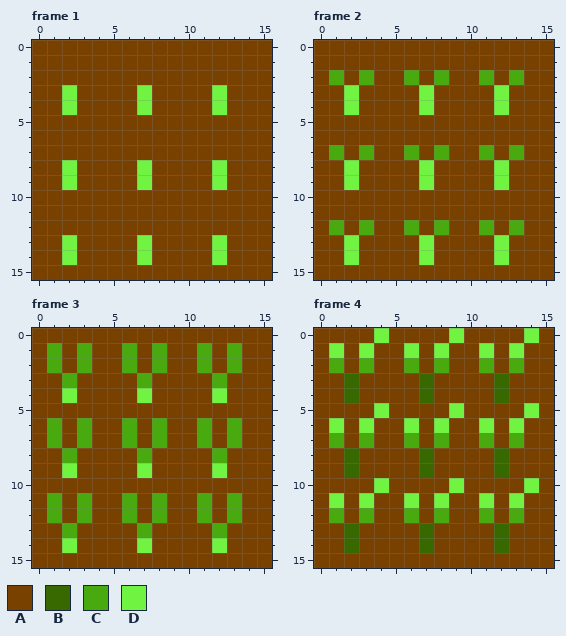
One commit to this pixel-art file: sprites/crops/wheat.aseprite. Above, as it was before the edit.
16x16 pixels, 8 frames. Colours within 5 levels of each other are drawn and written as one. Shown: frame 1, frame 2, frame 3, frame 4. The commit also changed other frames, which this record leaves out.
Palette (. is transparent): A #794100  B #386900  C #49aa10  D #71f341
Pixels before, frame 1, first column x 0:
 0 AAAAAAAAAAAAAAAA
 1 AAAAAAAAAAAAAAAA
 2 AAAAAAAAAAAAAAAA
 3 AADAAAADAAAADAAA
 4 AADAAAADAAAADAAA
 5 AAAAAAAAAAAAAAAA
 6 AAAAAAAAAAAAAAAA
 7 AAAAAAAAAAAAAAAA
 8 AADAAAADAAAADAAA
 9 AADAAAADAAAADAAA
10 AAAAAAAAAAAAAAAA
11 AAAAAAAAAAAAAAAA
12 AAAAAAAAAAAAAAAA
13 AADAAAADAAAADAAA
14 AADAAAADAAAADAAA
15 AAAAAAAAAAAAAAAA
Pixels before, frame 2, first column x 0:
 0 AAAAAAAAAAAAAAAA
 1 AAAAAAAAAAAAAAAA
 2 ACACAACACAACACAA
 3 AADAAAADAAAADAAA
 4 AADAAAADAAAADAAA
 5 AAAAAAAAAAAAAAAA
 6 AAAAAAAAAAAAAAAA
 7 ACACAACACAACACAA
 8 AADAAAADAAAADAAA
 9 AADAAAADAAAADAAA
10 AAAAAAAAAAAAAAAA
11 AAAAAAAAAAAAAAAA
12 ACACAACACAACACAA
13 AADAAAADAAAADAAA
14 AADAAAADAAAADAAA
15 AAAAAAAAAAAAAAAA
Pixels before, frame 3, first column x 0:
 0 AAAAAAAAAAAAAAAA
 1 ACACAACACAACACAA
 2 ACACAACACAACACAA
 3 AACAAAACAAAACAAA
 4 AADAAAADAAAADAAA
 5 AAAAAAAAAAAAAAAA
 6 ACACAACACAACACAA
 7 ACACAACACAACACAA
 8 AACAAAACAAAACAAA
 9 AADAAAADAAAADAAA
10 AAAAAAAAAAAAAAAA
11 ACACAACACAACACAA
12 ACACAACACAACACAA
13 AACAAAACAAAACAAA
14 AADAAAADAAAADAAA
15 AAAAAAAAAAAAAAAA
Pixels before, frame 4, first column x 0:
 0 AAAADAAAADAAAADA
 1 ADADAADADAADADAA
 2 ACACAACACAACACAA
 3 AABAAAABAAAABAAA
 4 AABAAAABAAAABAAA
 5 AAAADAAAADAAAADA
 6 ADADAADADAADADAA
 7 ACACAACACAACACAA
 8 AABAAAABAAAABAAA
 9 AABAAAABAAAABAAA
10 AAAADAAAADAAAADA
11 ADADAADADAADADAA
12 ACACAACACAACACAA
13 AABAAAABAAAABAAA
14 AABAAAABAAAABAAA
15 AAAAAAAAAAAAAAAA
After the commit:
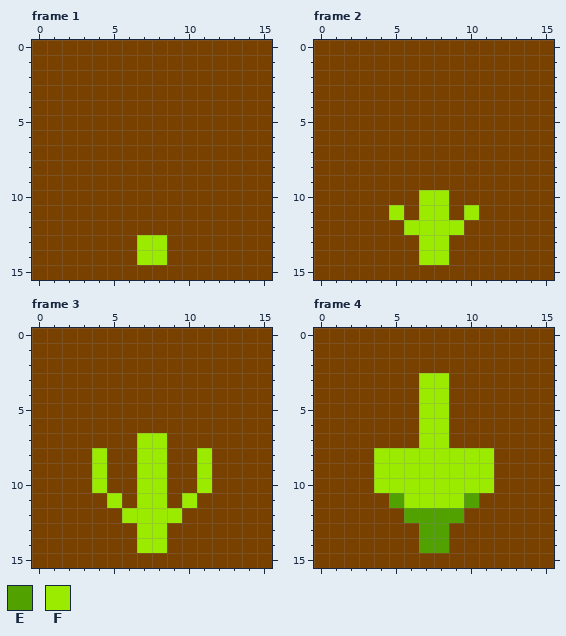
Colours new in this view: E #51a200  F #9aeb00
What changed:
Frame 1:
The author changed colour D to colour A in rows 3 to 4 at x 2, 7 and 12; in rows 8 to 9 at x 2, 7 and 12; in rows 13 to 14 at x 2 and 12.
The author changed colour A to colour F in rows 13 to 14 at x 8.
The author changed colour D to colour F in rows 13 to 14 at x 7.
Frame 2:
The author changed colour C to colour A in row 2 at x 1, 3, 6, 8, 11 and 13; in row 7 at x 1, 3, 6, 8, 11 and 13; in row 12 at x 1, 3, 11 and 13.
The author changed colour D to colour A in rows 3 to 4 at x 2, 7 and 12; in rows 8 to 9 at x 2, 7 and 12; in rows 13 to 14 at x 2 and 12.
The author changed colour A to colour F in row 10 at x 7 to 8; in row 11 at x 5, 7 to 8 and 10; in row 12 at x 7 and 9; in rows 13 to 14 at x 8.
The author changed colour C to colour F in row 12 at x 6 and 8.
The author changed colour D to colour F in rows 13 to 14 at x 7.
Frame 3:
The author changed colour C to colour A in rows 1 to 2 at x 1, 3, 6, 8, 11 and 13; in row 3 at x 2, 7 and 12; in row 6 at x 1, 3, 6, 8, 11 and 13; in row 7 at x 1, 3, 6, 11 and 13; in row 8 at x 2 and 12; in row 11 at x 1, 3, 6, 11 and 13.
The author changed colour C to colour A in row 12 at x 1, 3, 11 and 13; in row 13 at x 2 and 12.
The author changed colour D to colour A in row 4 at x 2, 7 and 12; in row 9 at x 2 and 12; in row 14 at x 2 and 12.
The author changed colour A to colour F in row 7 at x 7; in rows 8 to 9 at x 4, 8 and 11; in row 10 at x 4, 7 to 8 and 11; in row 11 at x 5, 7 and 10; in row 12 at x 7 and 9; in rows 13 to 14 at x 8.
The author changed colour C to colour F in row 7 at x 8; in row 8 at x 7; in row 11 at x 8; in row 12 at x 6 and 8; in row 13 at x 7.
The author changed colour D to colour F in row 9 at x 7; in row 14 at x 7.
Frame 4:
The author changed colour B to colour A in rows 3 to 4 at x 2 and 12; in rows 8 to 9 at x 2 and 12; in rows 13 to 14 at x 2 and 12.
The author changed colour C to colour A in row 2 at x 1, 3, 6, 8, 11 and 13; in row 7 at x 1, 3, 6, 11 and 13; in row 12 at x 1, 3, 11 and 13.
The author changed colour D to colour A in row 0 at x 4, 9 and 14; in row 1 at x 1, 3, 6, 8, 11 and 13; in row 5 at x 4, 9 and 14; in row 6 at x 1, 3, 6, 11 and 13; in row 10 at x 14; in row 11 at x 1, 3, 11 and 13.
The author changed colour A to colour E in row 11 at x 5 and 10; in row 12 at x 7 and 9; in rows 13 to 14 at x 8.
The author changed colour B to colour E in rows 13 to 14 at x 7.
The author changed colour C to colour E in row 12 at x 6 and 8.
The author changed colour A to colour F in rows 3 to 4 at x 8; in row 5 at x 7 to 8; in rows 6 to 7 at x 7; in rows 8 to 9 at x 4 to 6 and 8 to 11; in row 10 at x 5 to 8 and 10 to 11; in row 11 at x 7 and 9.
The author changed colour B to colour F in rows 3 to 4 at x 7; in rows 8 to 9 at x 7.
The author changed colour C to colour F in row 7 at x 8.
The author changed colour D to colour F in row 6 at x 8; in row 10 at x 4 and 9; in row 11 at x 6 and 8.
